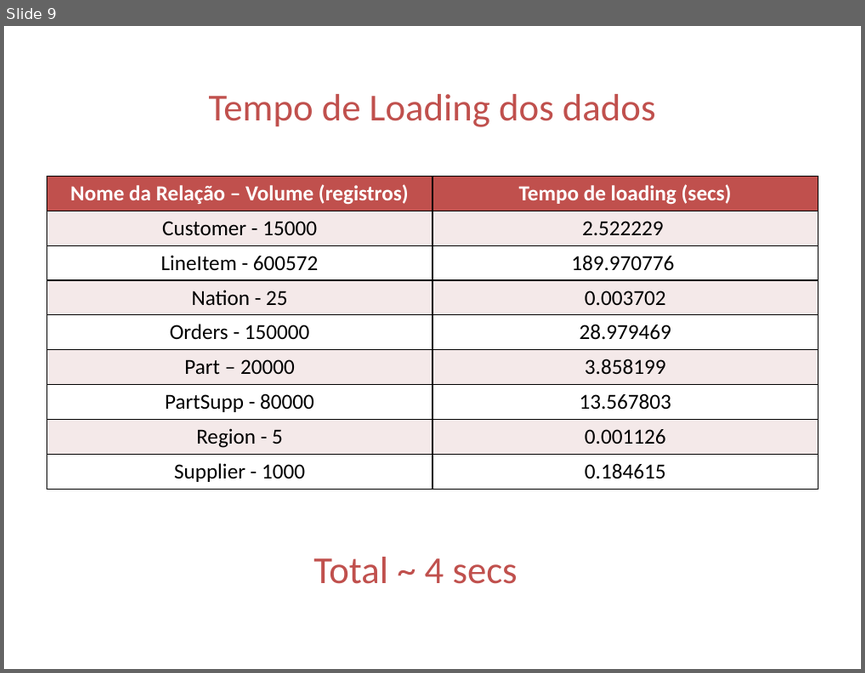
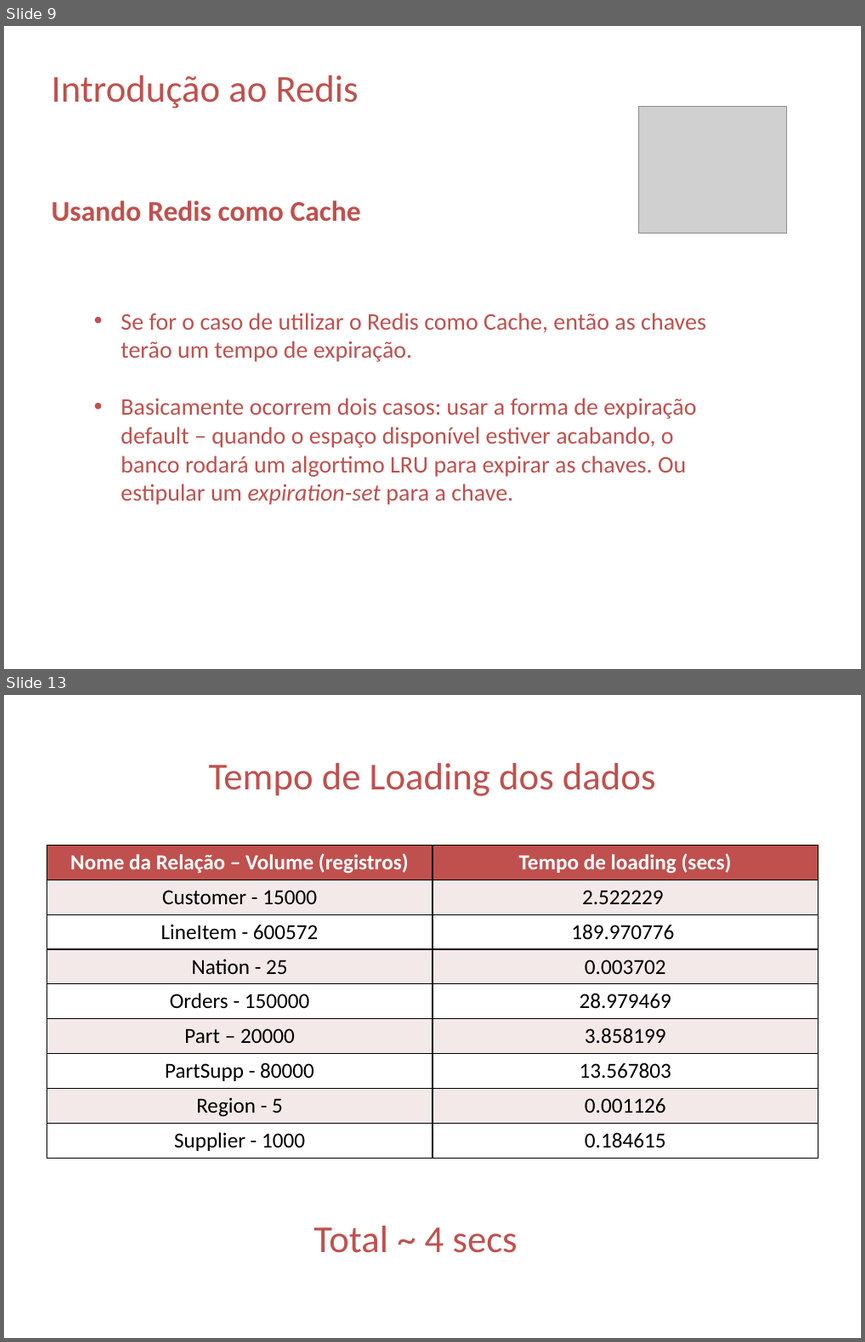
Before and after one commit to carolzamith/trabalhobd_mestrado, a slide deck: apresentaçãoBD.pptx. Shown one above the other, each under a label of ours: slide 9 before the commit, slides 9 and 13 after it; the slides between them are not shown. The pictures are 865x673 and 865x1342 pixels, drawn with LibreOffice and Linux fonts; fonts in the diff are those of the drawing; grey boxes stand for pictures. Boxes give left, top, right and bottom in pixels: in the first picture for what was removed or moved away, otherwise in the second. Text is boxed around its words. In the diff, an @@ line names an element or a change of style, - is before the commit and + after.

```diff
--- a/apresentaçãoBD.pptx
+++ b/apresentaçãoBD.pptx
@@ slide 9 added at (4, 26, 861, 669), background #FFFFFF @@
@@ text added at (52, 75, 358, 108), 32 pt, text #C0504D @@
+Introdução ao Redis
@@ picture added at (639, 107, 786, 233) @@
@@ text added at (52, 200, 361, 222), 24 pt, text #C0504D, bold @@
+Usando Redis como Cache
@@ text added at (120, 312, 706, 505), 20 pt, text #C0504D @@
+  • Se for o caso de utilizar o Redis como Cache, então as chaves terão um tempo de expiração.
+  • Basicamente ocorrem dois casos: usar a forma de expiração default – quando o espaço disponível estiver acabando, o banco rodará um algortimo LRU para expirar as chaves. Ou estipular um expiration-set para a chave.
@@ what was slide 9 is now slide 13 @@
```
Also in this commit, not shown: 4 slides changed, 4 other slides added, 1 slide removed.
